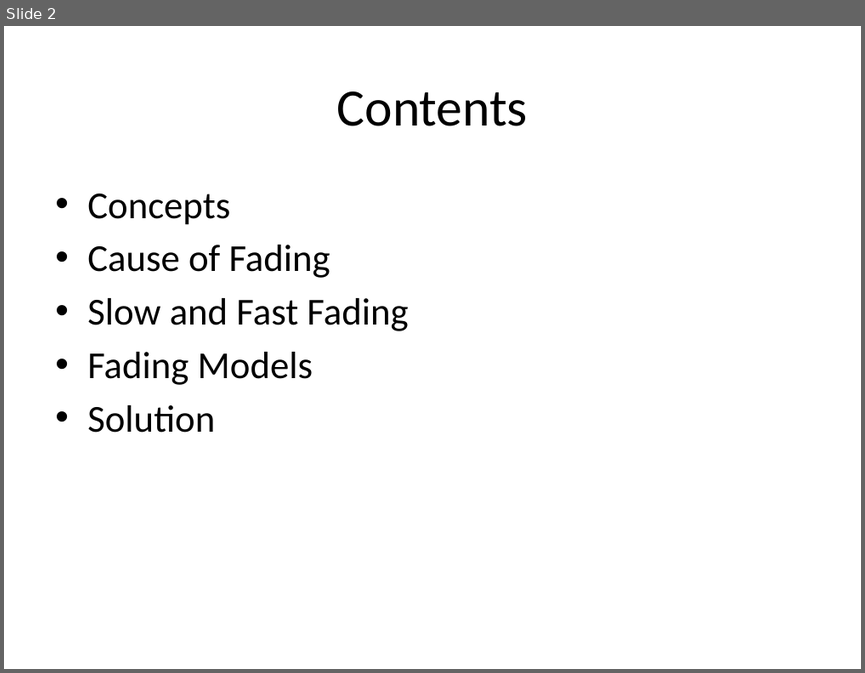
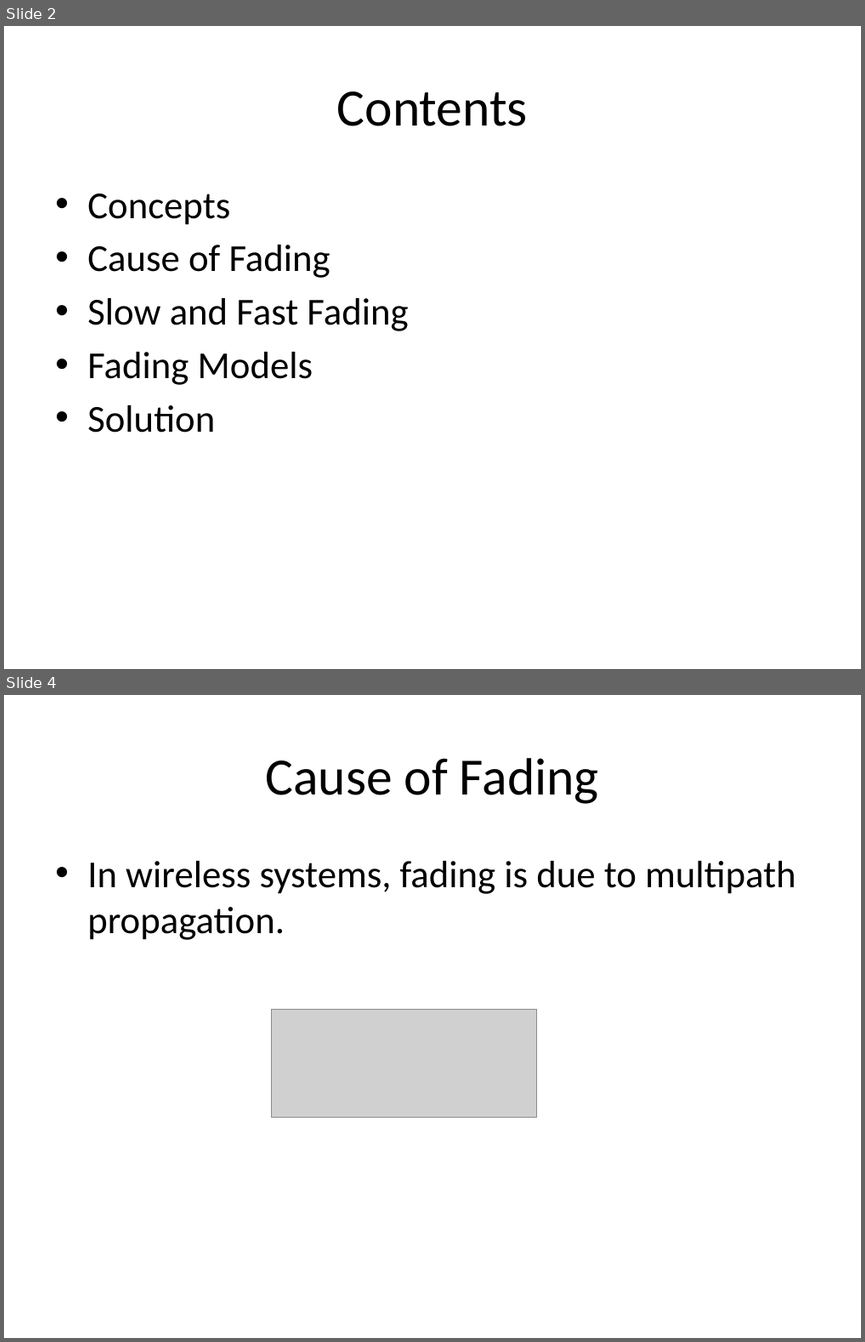
Before and after one commit to francisco99/tony, a slide deck: trunk/Fading.pptx. Shown one above the other, each under a label of ours: slide 2 before the commit, slides 2 and 4 after it; the slides between them are not shown. The pictures are 865x673 and 865x1342 pixels, drawn with LibreOffice and Linux fonts; fonts in the diff are those of the drawing; grey boxes stand for pictures. Boxes give left, top, right and bottom in pixels: in the first picture for what was removed or moved away, otherwise in the second. Text is boxed around its words. In the diff, an @@ line names an element or a change of style, - is before the commit and + after.

```diff
--- a/trunk/Fading.pptx
+++ b/trunk/Fading.pptx
@@ slide 4 added at (x1=4, y1=695, x2=861, y2=1338), background #FFFFFF @@
@@ title added at (x1=266, y1=758, x2=599, y2=804), 44 pt, text #000000 @@
+Cause of Fading
@@ text added at (x1=87, y1=861, x2=796, y2=940), 32 pt, text #000000 @@
+• In wireless systems, fading is due to multipath propagation.
@@ picture added at (x1=271, y1=1009, x2=536, y2=1117) @@
```
Also in this commit, not shown: 1 slide changed.
